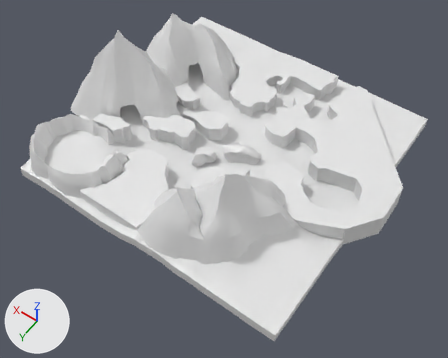
An edit to the Blender file stage 1 applied .blend, drawn before and after from the same camera.
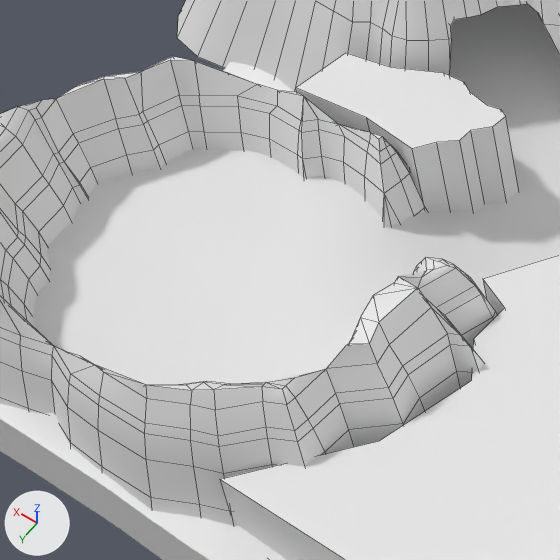
The first picture shows the older version from a 50 mm lens placed at (-295.0, 408.0, 577.0), pointed at (-37.0, 46.0, 8.0). The close-ups show both versions on the part from 9% to 31% of the width and 29% to 57% of the height of that picture; other places that the commit changed are outside them. Every picture has the same lights, and +X, +Y and +Z are marked at lower left. The close-ups show mesh edges as thin lines.

The first close-up shows 'Plane', 'mt rocks', 'trees'.
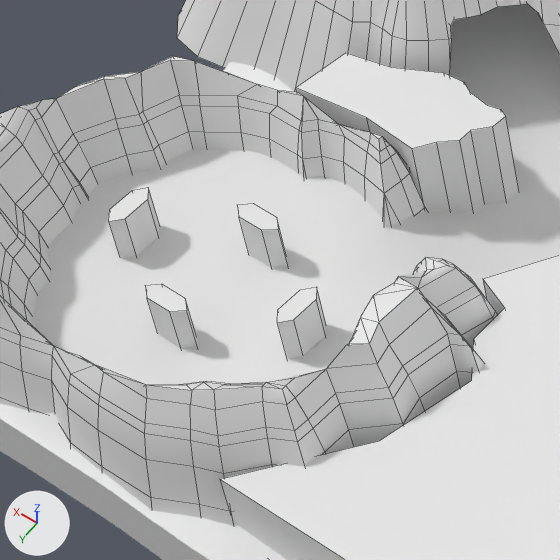
Diff of the bpy script that builds the scene:
```diff
--- a/stage 1 applied .blend.py
+++ b/stage 1 applied .blend.py
@@ me_cylinder_008 @@
+me_cylinder_008.from_pydata(...)  # 12 vertices, 8 faces; spans x -0.87..0.87, y -1.48..3.05, z -1.0..1.0
@@ ob_cylinder_005 @@
+ob_cylinder_005 = bpy.data.objects.new('Cylinder.005', me_cylinder_008)
+ob_cylinder_005.location = (113.9, 110.8, 24.1)
+ob_cylinder_005.rotation_euler = (0.0, 0.0, -1.571)  # degrees (0, 0, -90)
+ob_cylinder_005.scale = (2.59, 2.59, 6.83)
@@ ob_cylinder_004 @@
+ob_cylinder_004 = bpy.data.objects.new('Cylinder.004', me_cylinder_008.copy())
+ob_cylinder_004.location = (113.9, 138.1, 24.1)
+ob_cylinder_004.rotation_euler = (0.0, 0.0, -1.571)  # degrees (0, 0, -90)
+ob_cylinder_004.scale = (2.59, 2.59, 6.83)
@@ ob_cylinder_003 @@
+ob_cylinder_003 = bpy.data.objects.new('Cylinder.003', me_cylinder_008.copy())
+ob_cylinder_003.location = (140.6, 122.0, 24.1)
+ob_cylinder_003.scale = (2.59, 2.59, 6.83)
@@ ob_cylinder_002 @@
+ob_cylinder_002 = bpy.data.objects.new('Cylinder.002', me_cylinder_008.copy())
+ob_cylinder_002.location = (92.7, 121.7, 24.1)
+ob_cylinder_002.scale = (2.59, 2.59, 6.83)
```

Where the change shows, as pixel boxes (x1, y1, x2, y2) in the close-ups (560 x 560 px):
'Cylinder.003', added: after (109, 188, 160, 258)
'Cylinder.002', added: after (277, 287, 326, 359)
'Cylinder.004', added: after (145, 284, 198, 349)
'Cylinder.005', added: after (237, 203, 288, 268)
